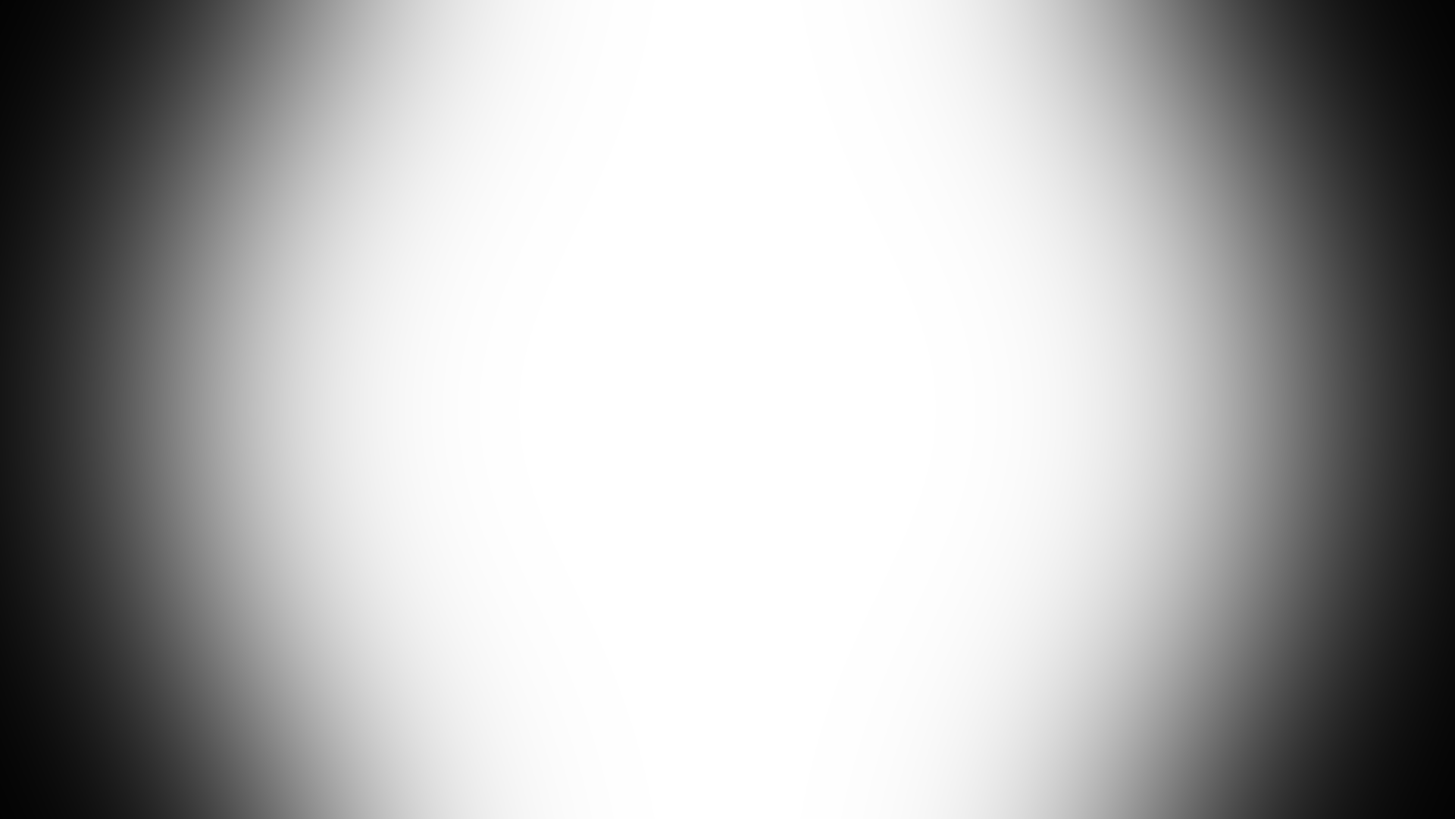
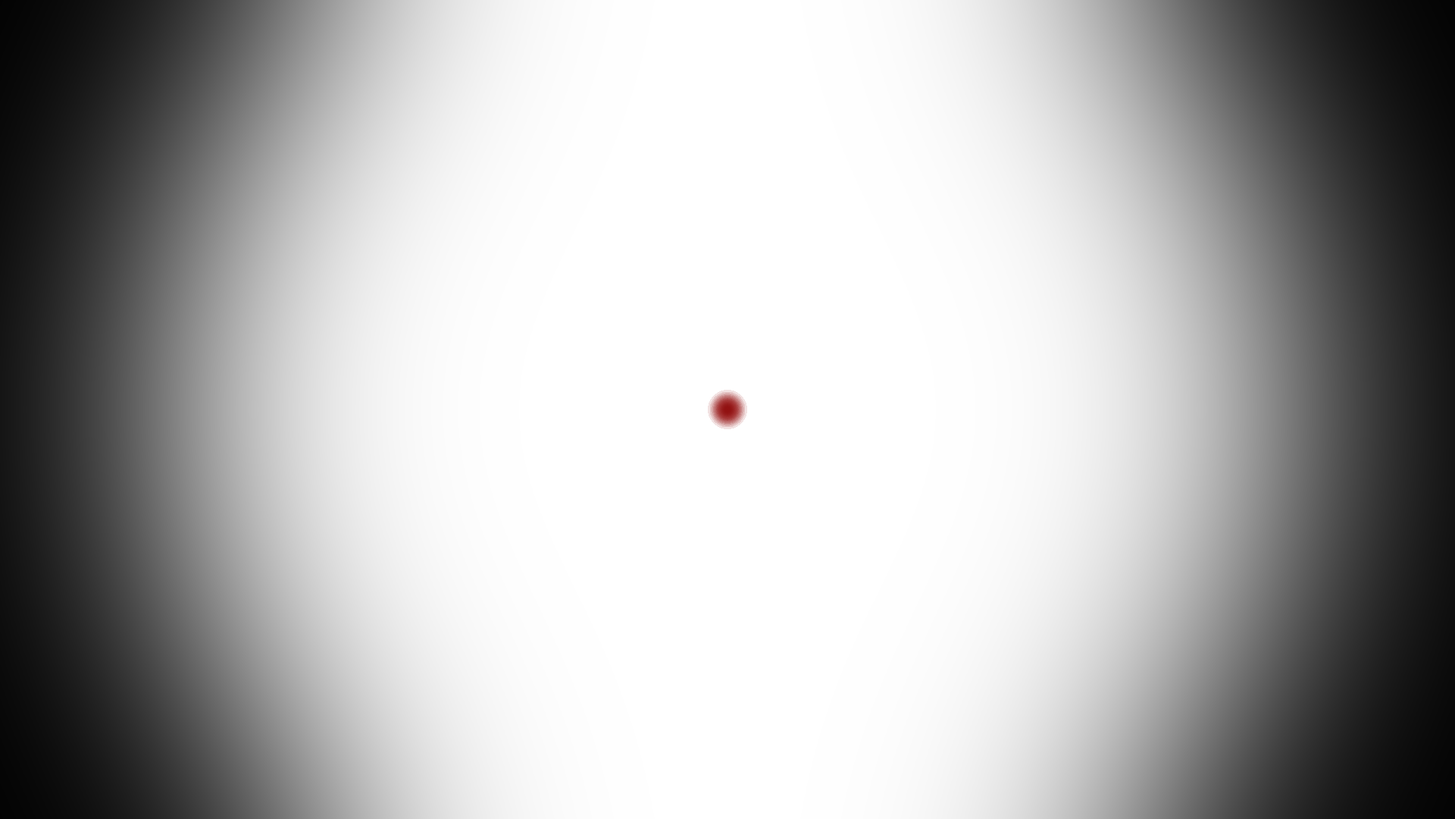
Comparing the layer stacks of the two 1455x819 images. Changes:
painted on "Arrière-plan" over [707, 389, 748, 430]
